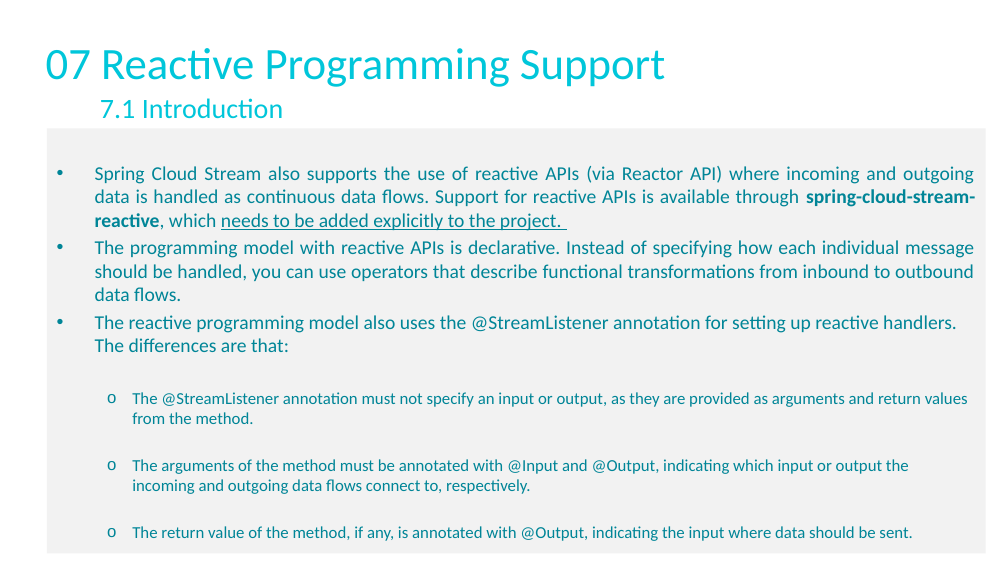
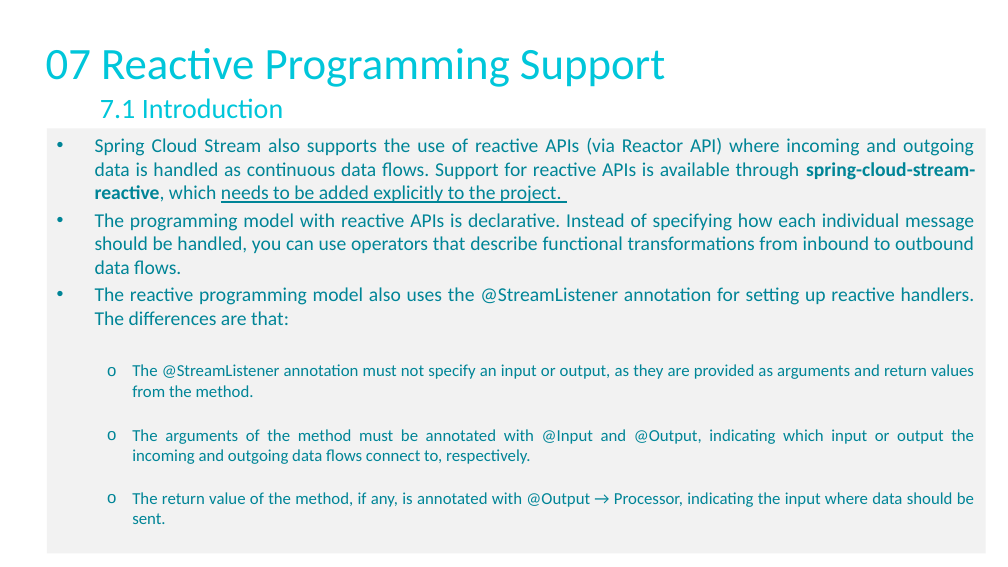
Before and after one commit to aslanshemilov/cto-spring-webflux-training, a slide deck: slide 30 of presentations/05-spring-integrations.pptx. Drawn at 1008x567 pixels with LibreOffice and Linux fonts; fonts in the diff are those of the drawing. Boxes give left, top, right and bottom in pixels: in the first picture for what was removed or moved away, otherwise in the second. Text is boxed around its words. In the diff, an @@ line names an element or a change of style, - is before the commit and + after.

```diff
--- a/presentations/05-spring-integrations.pptx
+++ b/presentations/05-spring-integrations.pptx
@@ text at box(95, 287, 975, 464): alignment left to justified @@
@@ text at box(132, 492, 974, 524): text changed @@
-  o The return value of the method, if any, is annotated with @Output, indicating the input where data should be sent.
+  o The return value of the method, if any, is annotated with @Output → Processor, indicating the input where data should be sent.
```
Also in this commit, not shown: 4 other slides changed.
